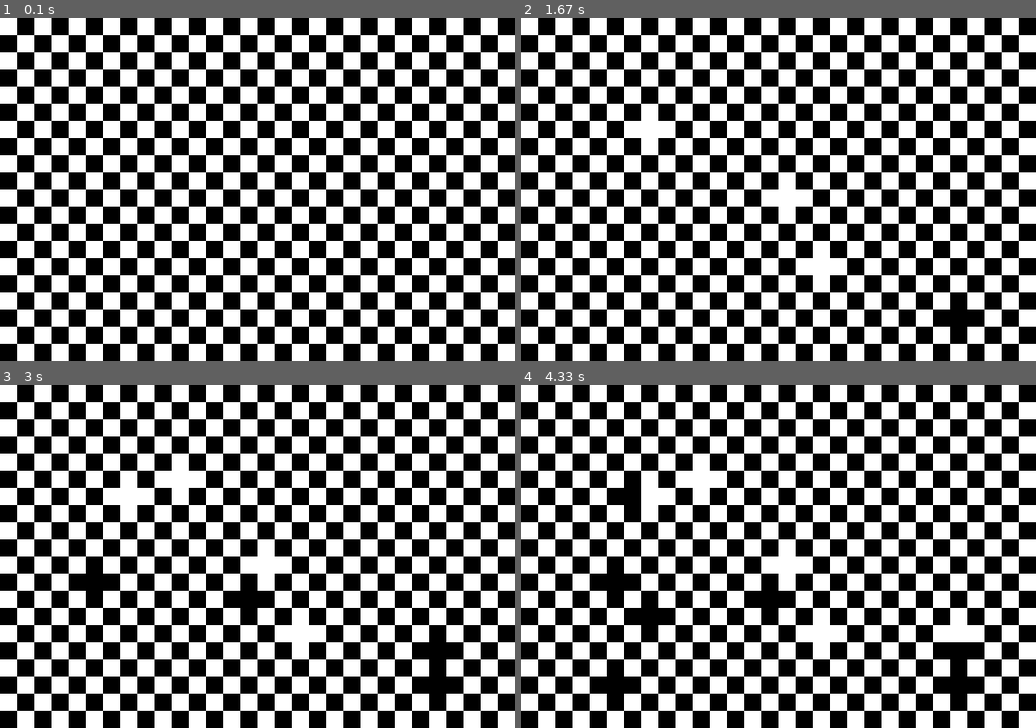
Above: before the commit, frames 1-4 (two rows, left to right).
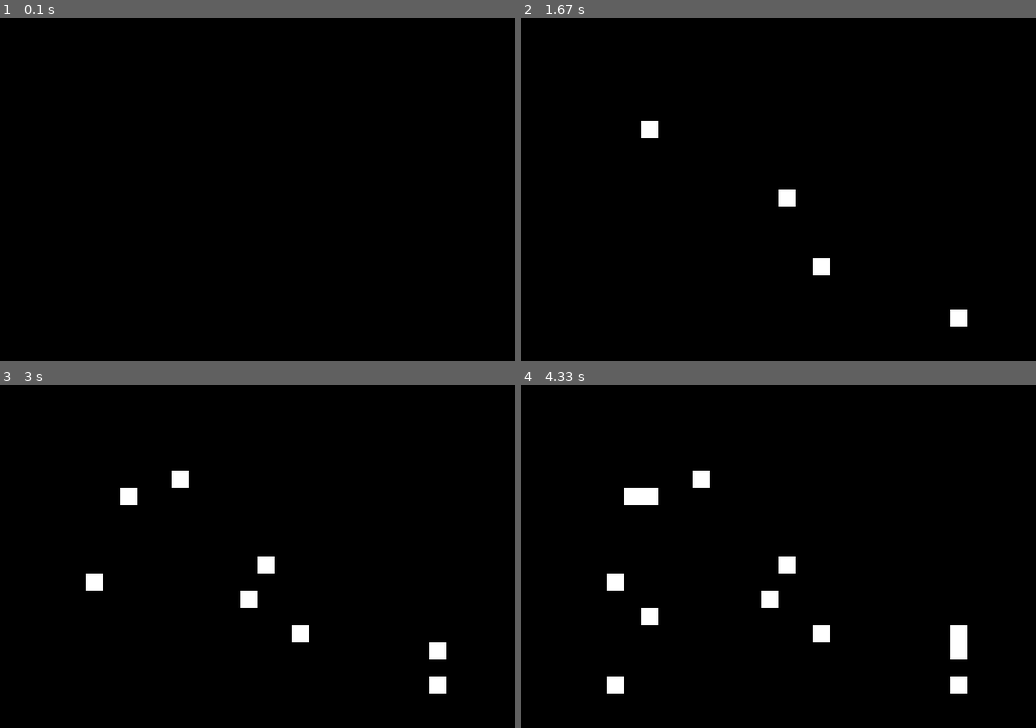
Above: after the commit, the same moments.

Repository: Name6672/python-testing
Game: pygame game, started from block colour grid.py
The game is run twice, just before and just after one commit, with the same random seed, the same clock (stepped at 60 frames per second) and the same inputs.
Inputs (mouse positions are in pixels of both pictures, inside the frame that each line leads up to):
- Up to frame 1 (0.1 s): no input
- Up to frame 2 (1.67 s): click (778, 189) at 0.38 s; click (830, 264) at 0.72 s; click (963, 309) at 1.05 s; click (654, 120) at 1.38 s
- Up to frame 3 (3 s): click (257, 597) at 1.72 s; click (185, 484) at 2.05 s; click (437, 645) at 2.38 s; click (92, 590) at 2.72 s
- Up to frame 4 (4.33 s): click (629, 487) at 3.05 s; click (654, 618) at 3.38 s; click (963, 635) at 3.72 s; click (624, 683) at 4.05 s

The runs differ from the first frame. In frame 1, 50% of the frame differs, in the area x 0-100%, y 0-100%; in frame 2, 50%; in frame 3, 50%; in frame 4, 50%.

Commit message:
idr sowwy me

Diff:
--- a/block colour grid.py
+++ b/block colour grid.py
@@ -52,10 +52,7 @@
     hori_blocks,vert_blocks = grid.number_of_blocks()
     for col in range(vert_blocks):
       for block in range(int(hori_blocks/vert_blocks)):
-        if utilities.is_even(col) ^ utilities.is_even(block):
-          grid.set_block(block,col,False)
-        else:
-          grid.set_block(block,col,True)
+        grid.set_block(block,col,utilities.is_even(col) ^ utilities.is_even(block))
 
 
 
@@ -63,9 +60,9 @@
   vertical_blocks = int(height/block_size)
   horizontal_blocks = int(width/block_size)
 
-  colour_grid = BlockGrid(horizontal_blocks,vertical_blocks,(0,255,0))
+  colour_grid = BlockGrid(horizontal_blocks,vertical_blocks,False)
   # colour_grid.set_block(0,0,(255,0,0))
-  make_checker_board(colour_grid)
+  # make_checker_board(colour_grid)
   print(colour_grid.blocks)
 
   def change_pix_to_pos(pix:int):
